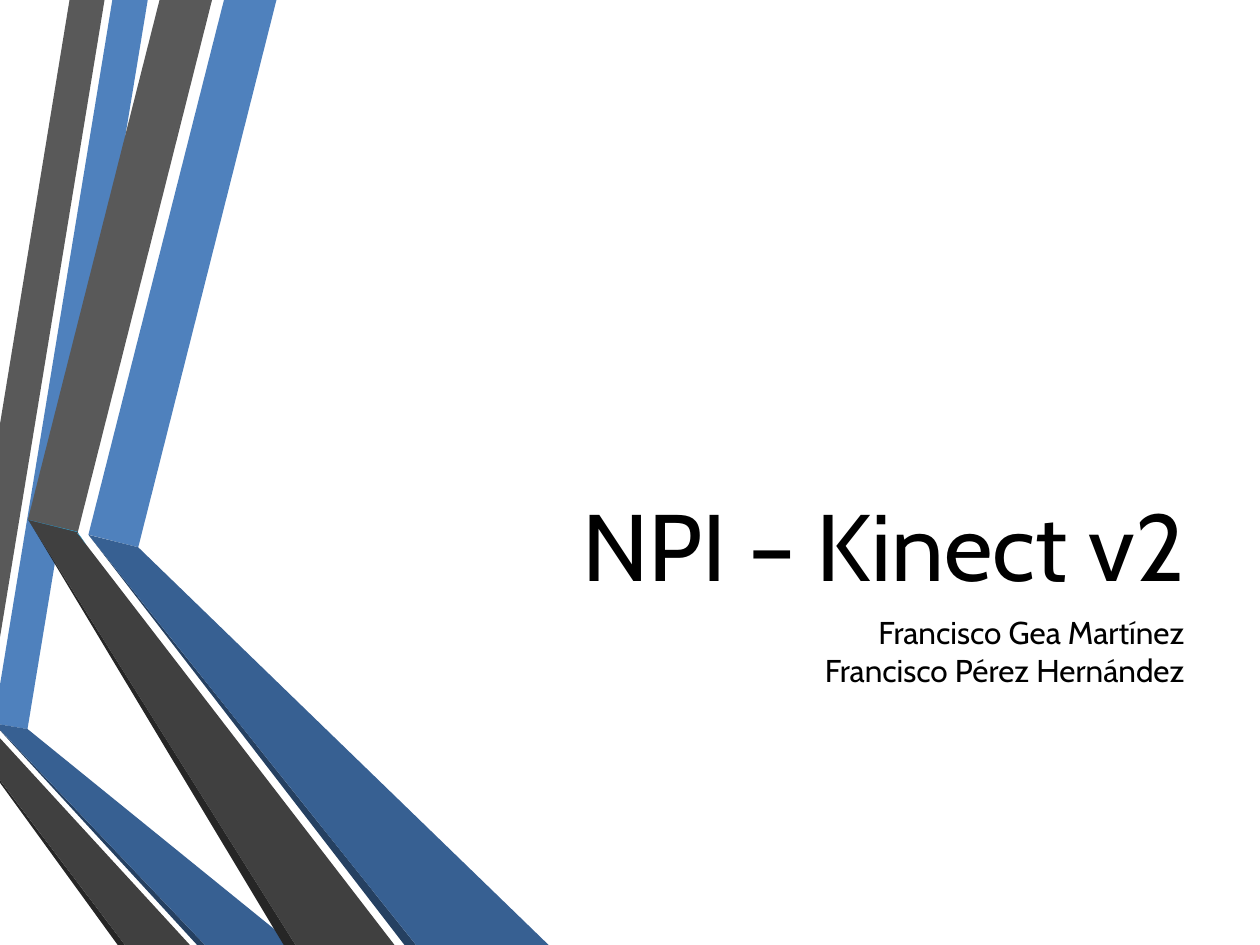
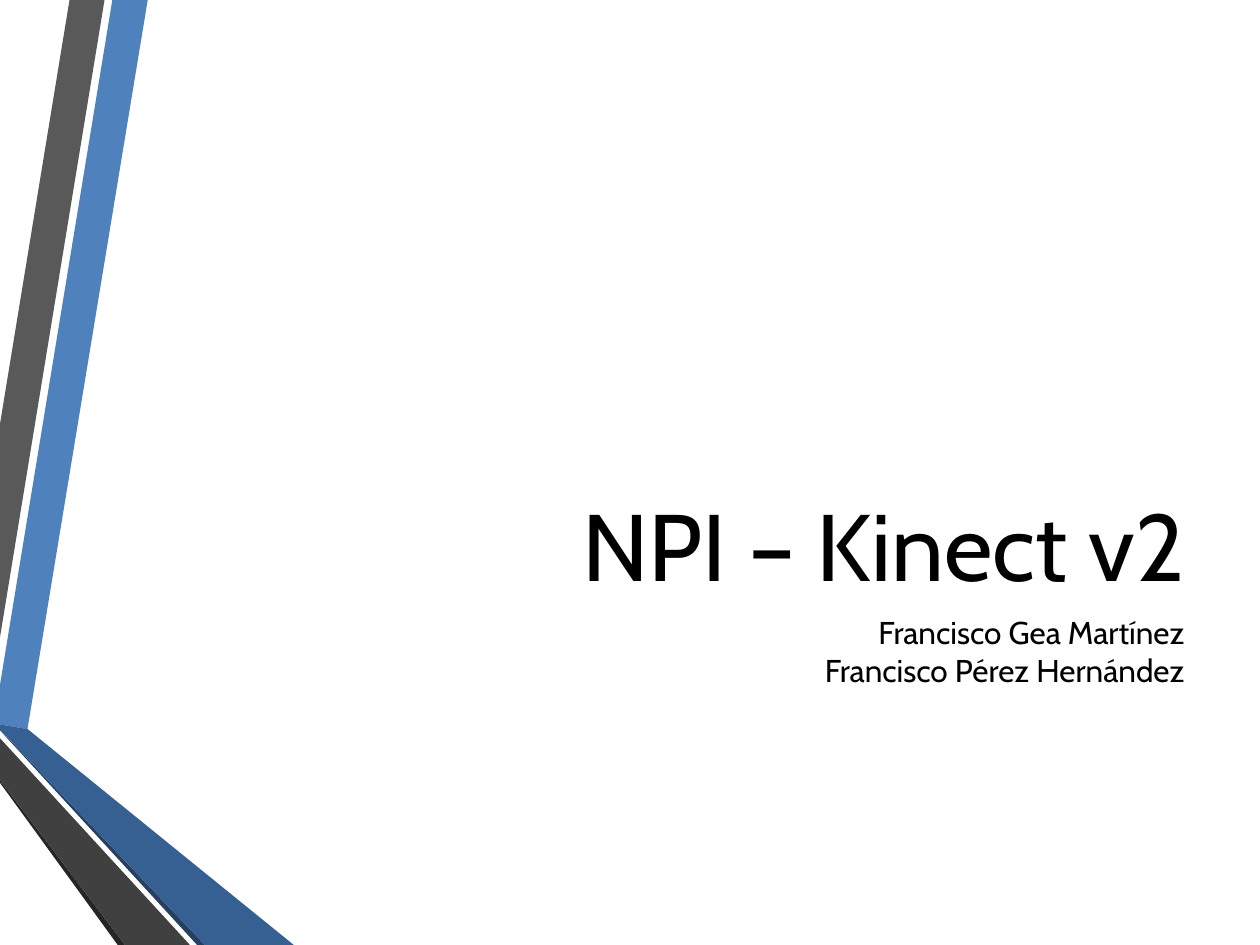
Before and after one commit to FPerezHernandez92/NPI-Kinect-v2, a slide deck: slide 1 of Presentación Práctica 2.pptx. Drawn at 1260x945 pixels with LibreOffice and Linux fonts; fonts in the diff are those of the drawing; background and template pictures are left out. Boxes give left, top, right and bottom in pixels: in the first picture for what was removed or moved away, otherwise in the second. Text is boxed around its words. In the diff, an @@ line names an element or a change of style, - is before the commit and + after.

```diff
--- a/Presentación Práctica 2.pptx
+++ b/Presentación Práctica 2.pptx
@@ freeform shape removed at (x1=28, y1=0, x2=212, y2=532) @@
@@ freeform shape removed at (x1=88, y1=0, x2=276, y2=547) @@
@@ freeform shape removed at (x1=28, y1=520, x2=394, y2=945) @@
@@ freeform shape removed at (x1=28, y1=520, x2=78, y2=533) @@
@@ freeform shape removed at (x1=29, y1=520, x2=296, y2=945) @@
@@ freeform shape removed at (x1=77, y1=533, x2=86, y2=544) @@
@@ freeform shape removed at (x1=88, y1=534, x2=548, y2=944) @@
@@ freeform shape removed at (x1=89, y1=536, x2=417, y2=945) @@
```
Also in this commit, not shown: 1 other slide changed, 2 other files.
